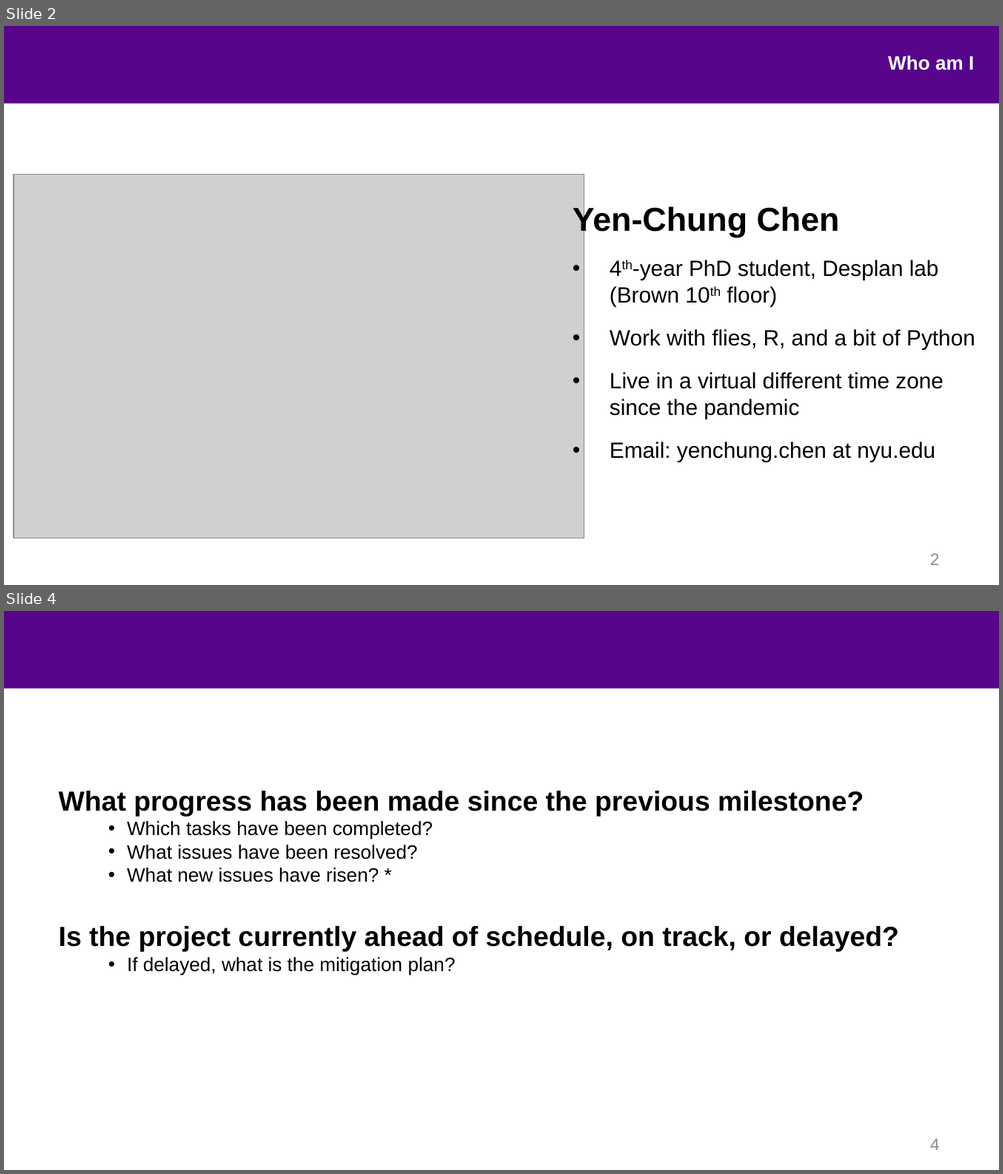
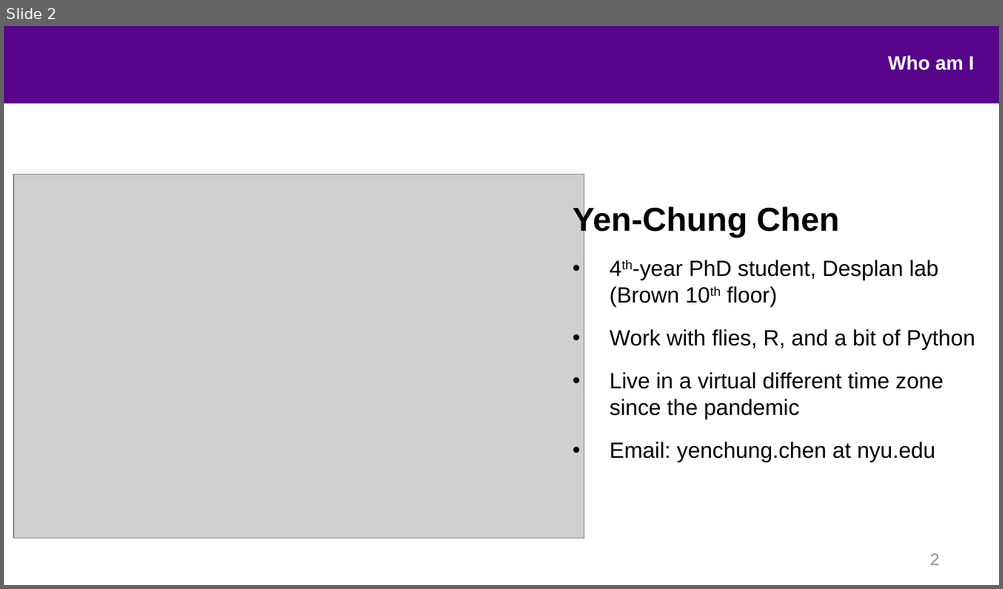
Before and after one commit to nyusurp/nyusurp.github.io, a slide deck: slide/session_1_environment.ppt. Shown one above the other, each under a label of ours: slides 2 and 4 before the commit, slide 2 after it; the slides between them are not shown. The pictures are 1003x1174 and 1003x589 pixels, drawn with LibreOffice and Linux fonts; fonts in the diff are those of the drawing; grey boxes stand for pictures; background and template pictures are left out. Boxes give left, top, right and bottom in pixels: in the first picture for what was removed or moved away, otherwise in the second. Text is boxed around its words. In the diff, an @@ line names an element or a change of style, - is before the commit and + after.

```diff
--- a/slide/session_1_environment.ppt
+++ b/slide/session_1_environment.ppt
@@ slide 4 removed at (4,611,999,1170), background #FFFFFF; not listed: 1 template element that a slide beside it also shows @@
@@ text removed at (59,791,899,976) @@
-What progress has been made since the previous milestone?
-  • Which tasks have been completed?
-  • What issues have been resolved?
-  • What new issues have risen? *
-Is the project currently ahead of schedule, on track, or delayed?
-  • If delayed, what is the mitigation plan?
@@ page number removed at (930,1139,939,1150) @@
-4
```
Also in this commit, not shown: 3 slides added, 1 other slide removed, 2 other files.
